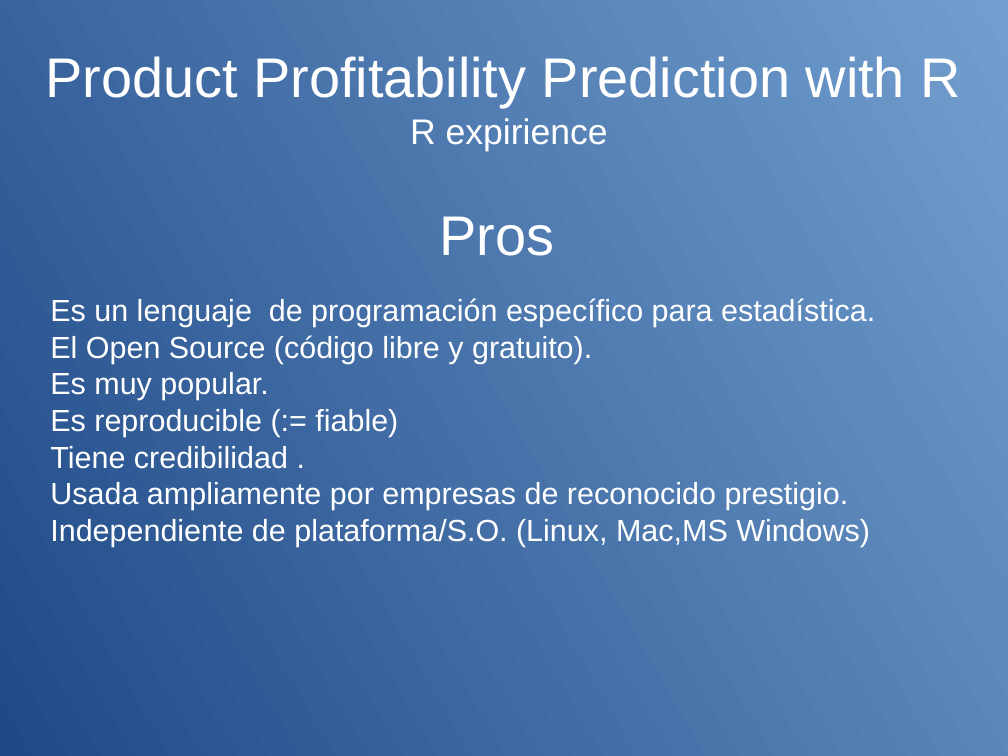
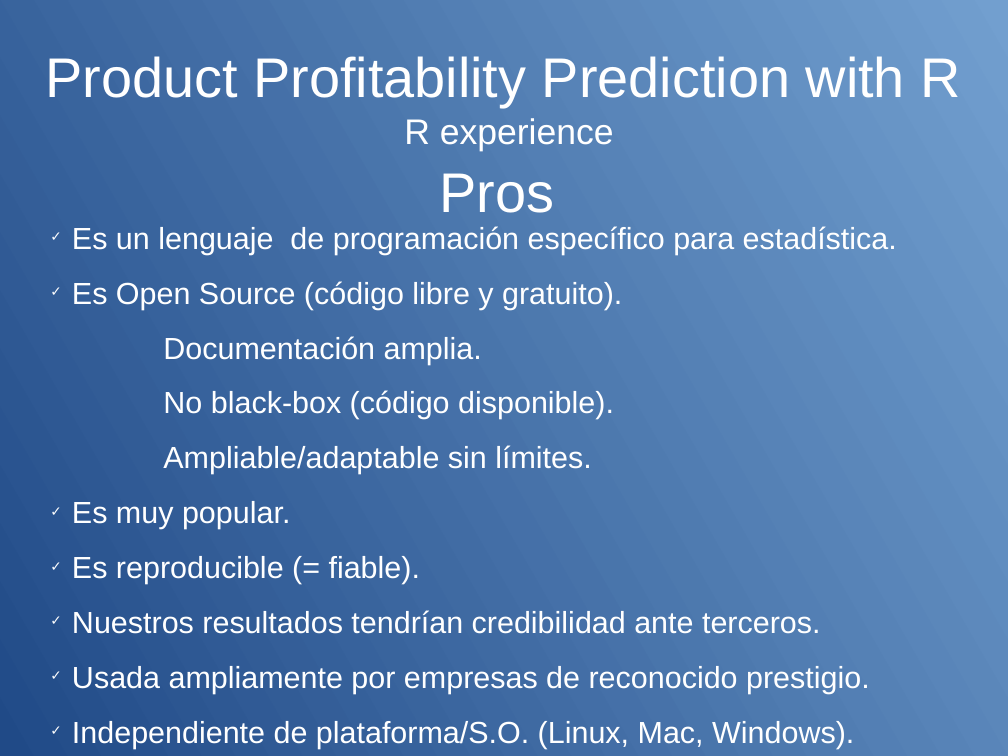
Before and after one commit to meetsCode/Mod2T2Luis, a slide deck: slide 4 of M2Task2present Luis Sanchez V1.odp. Drawn at 1008x756 pixels with LibreOffice and Linux fonts; fonts in the diff are those of the drawing. Boxes give left, top, right and bottom in pixels: in the first picture for what was removed or moved away, otherwise in the second. Text is boxed around its words. In the diff, an @@ line names an element or a change of style, - is before the commit and + after.

```diff
--- a/M2Task2present Luis Sanchez V1.odp
+++ b/M2Task2present Luis Sanchez V1.odp
@@ title at [45,56,960,151]: text changed @@
-Product Profitability Prediction with R
-R expirience
+Product Profitability Prediction with R
+R experience
@@ title "Pros": place and size @@
-title "Pros" at [439,216,554,256]
+title "Pros" at [439,173,554,213]
@@ subtitle "Es un lenguaje de programación ...": place and size @@
-subtitle "Es un lenguaje de programación ..." at [50,298,875,547]
+subtitle "Es un lenguaje de programación ..." at [72,226,897,749]
@@ subtitle at [72,226,897,694]: bullet none to ✓; line spacing 1 to 1.5 @@
@@ subtitle at [72,281,622,474]: text changed @@
-El Open Source (código libre y gratuito).
+✓ Es Open Source (código libre y gratuito).
+Documentación amplia.
+No black-box (código disponible).
+Ampliable/adaptable sin límites.
@@ subtitle at [72,556,821,634]: text changed @@
-Es reproducible (:= fiable)
-Tiene credibilidad .
+✓ Es reproducible (= fiable).
+✓ Nuestros resultados tendrían credibilidad ante terceros.
@@ subtitle at [72,721,854,749]: text changed @@
-Independiente de plataforma/S.O. (Linux, Mac,MS Windows)
+✓ Independiente de plataforma/S.O. (Linux, Mac, Windows).
```
Also in this commit, not shown: 8 other slides changed, 4 other files.
